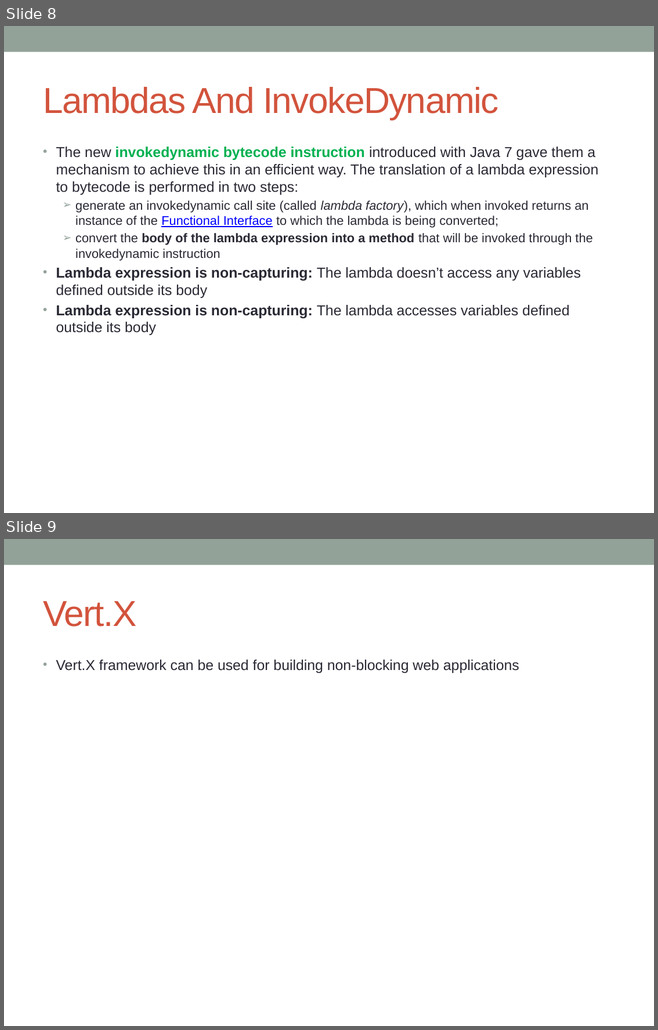
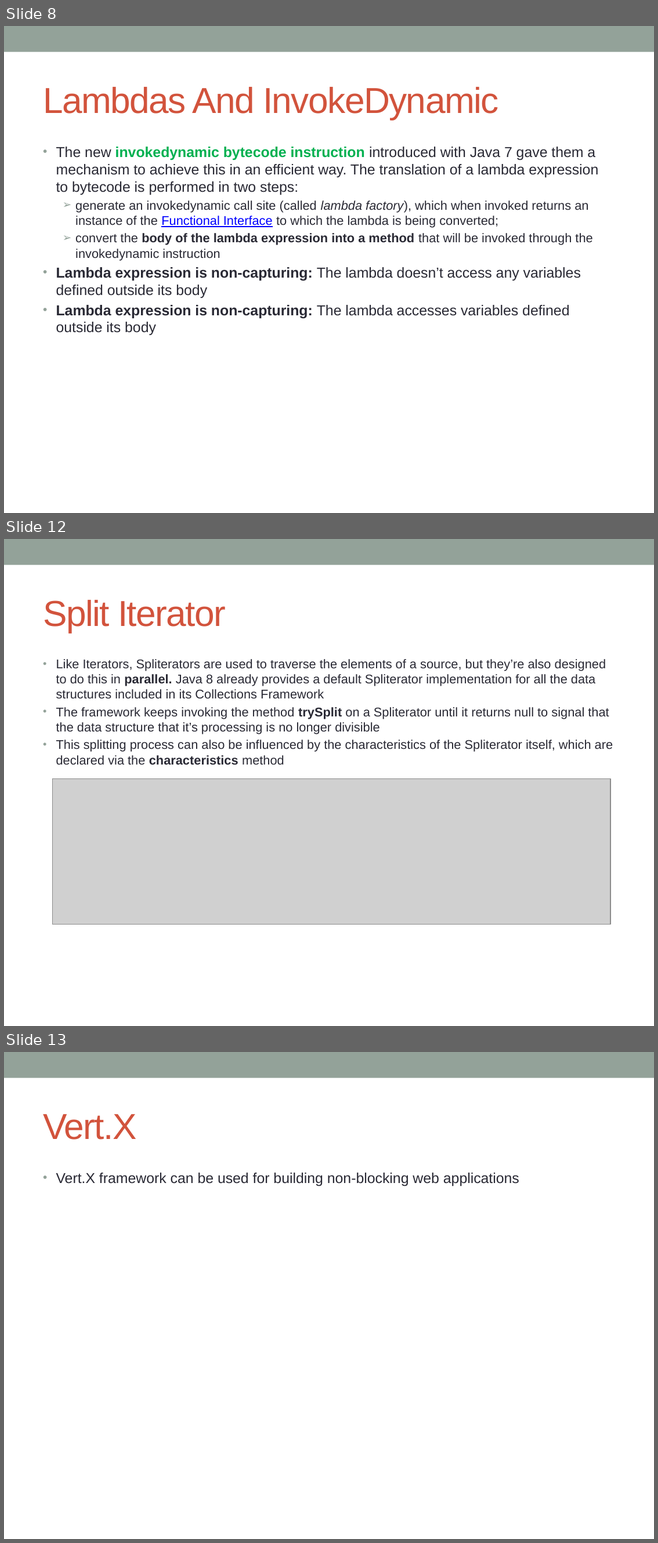
Before and after one commit to notionquest/ProjectDocumentation, a slide deck: Java8.pptx. Shown one above the other, each under a label of ours: slides 8 and 9 before the commit, slides 8, 12 and 13 after it; the slides between them are not shown. The pictures are 658x1030 and 658x1543 pixels, drawn with LibreOffice and Linux fonts; fonts in the diff are those of the drawing; grey boxes stand for pictures. Boxes give left, top, right and bottom in pixels: in the first picture for what was removed or moved away, otherwise in the second. Text is boxed around its words. In the diff, an @@ line names an element or a change of style, - is before the commit and + after.

Commit message:
Fail fast, fail safe and Split Iterator

```diff
--- a/Java8.pptx
+++ b/Java8.pptx
@@ slide 12 added at [4, 539, 654, 1026], background #FFFFFF; not listed: 1 template element that a slide beside it also shows @@
@@ title added at [43, 600, 226, 633], 40 pt, text #D2533C @@
+Split Iterator
@@ text added at [56, 659, 613, 765], 14 pt, text #292934 @@
+• Like Iterators, Spliterators are used to traverse the elements of a source, but they’re also designed to do this in parallel. Java 8 already provides a default Spliterator implementation for all the data structures included in its Collections Framework
+• The framework keeps invoking the method trySplit on a Spliterator until it returns null to signal that the data structure that it’s processing is no longer divisible
+• This splitting process can also be influenced by the characteristics of the Spliterator itself, which are declared via the characteristics method
@@ picture added at [53, 779, 610, 924] @@
@@ what was slide 9 is now slide 13 @@
```
Also in this commit, not shown: 1 slide changed, 3 other slides added.
